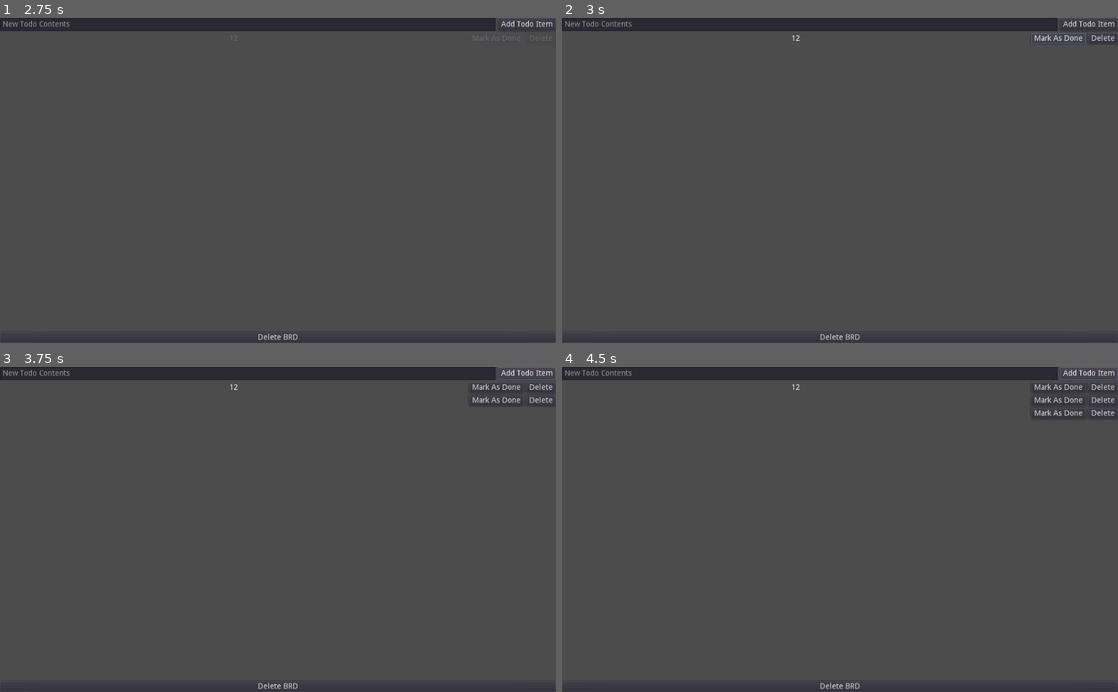
Above: before the commit, frames 1-4 (two rows, left to right).
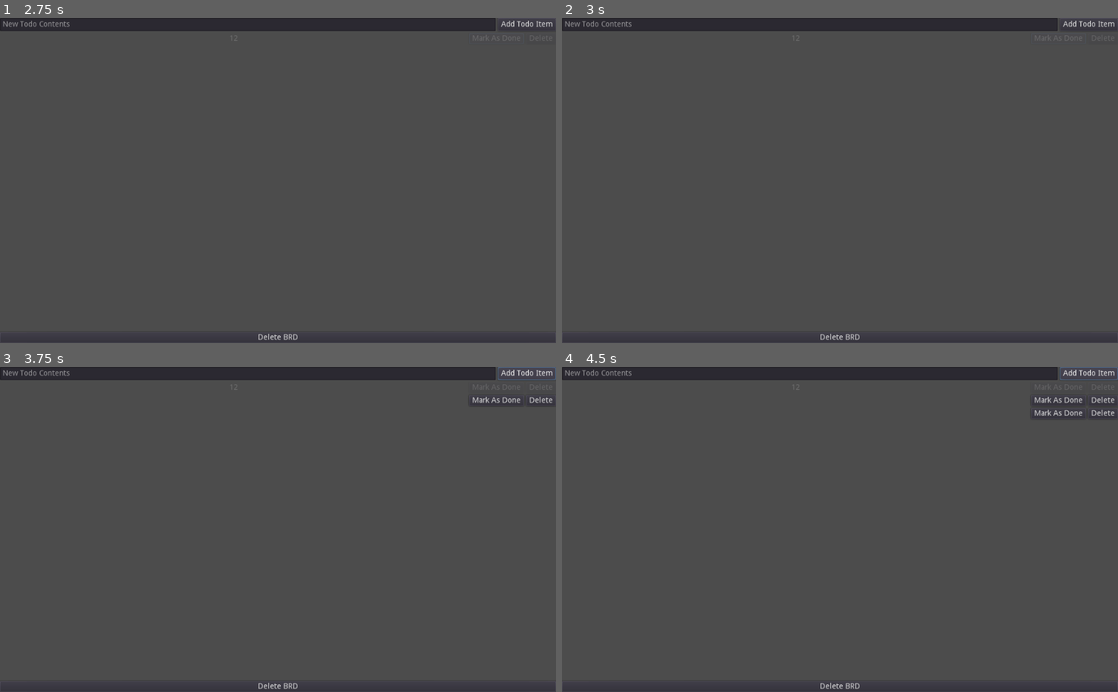
Above: after the commit, the same moments.

Repository: FunNoober/BRD-Sharp
Game: Godot game, scene res://assets/todo boards/NewTodoBoard.tscn
The game is run twice, just before and just after one commit, with the same random seed, the same clock (stepped at 60 frames per second) and the same inputs. This scene is started directly instead of the project's main scene.
Inputs (mouse positions are in pixels of both pictures, inside the frame that each line leads up to):
- Up to frame 1 (2.75 s): click (250, 24) at 0.52 s; type "12" at 0.6 s; click "Add Todo Item" at 1.25 s; click "Mark As Done" at 2 s
- Up to frame 2 (3 s): click "Mark As Done" at 2.75 s
- Up to frame 3 (3.75 s): click "Add Todo Item" at 3.5 s
- Up to frame 4 (4.5 s): click "Add Todo Item" at 4.25 s

Frame 1 is identical in both runs. In frame 2, 0.1% of the frame differs, in the area x 41-100%, y 4-8%; in frame 3, 0.1%; in frame 4, 0.1%.

Commit message:
Kanban Boards A Fully Functional With Networking
You can now fully use kanban boards on your local machine and across multiple devices! Card deletion now works for kanban board items.

Discovered bug where you can mark a todo item as finished but can not unmark it. The bool does not seem to be flipping.

Diff:
--- a/program_files/assets/kanban boards/NewKanbanItem.tscn
+++ b/program_files/assets/kanban boards/NewKanbanItem.tscn
@@ -27,3 +27,4 @@
 text = "Delete"
 
 [connection signal="pressed" from="MoveItemButton" to="." method="_on_MoveItemButton_pressed"]
+[connection signal="pressed" from="DeleteItemButton" to="." method="_on_DeleteItemButton_pressed"]
--- a/program_files/scripts/NewKanbanBoard.gd
+++ b/program_files/scripts/NewKanbanBoard.gd
@@ -23,7 +23,10 @@
 	nki.name = item_name
 	nki.get_node("ItemContentsButton").text = item_name
 	nki.data.contents = item_name
+
 	nki.connect("move_request", self, "move_item")
+	nki.connect("delete_request", self, "delete_item")
+
 	if done_by_default == false: todo_column.add_child(nki);
 	else: done_column.add_child(nki);
 
@@ -36,6 +39,10 @@
 func move_item(done_state, object_name, index):
 	receive_item_move_request(done_state, object_name, index)
 	rpc("receive_item_move_request", done_state, object_name, index)
+
+func delete_item(data, done_state, object_name):
+	handle_delete_request(data, done_state, object_name)
+	rpc("handle_delete_request", data, done_state, object_name)
 
 remote func receive_item_move_request(done_state, object_name, index):
 	var todo_container = $Contents/Items/HSplitContainer/TodoScroll/VBoxContainer
@@ -51,6 +58,13 @@
 	items[index-1].done_state = done_state
 	save()
 
+remote func handle_delete_request(data, done_state, object_name):
+	items.erase(data)
+	if done_state == true:
+		get_node("Contents/Items/HSplitContainer/DoneScroll/VBoxContainer" + "/" + object_name).queue_free()
+	if done_state == false:
+		get_node("Contents/Items/HSplitContainer/TodoScroll/VBoxContainer" + "/" + object_name).queue_free()
+	save()
 
 func call_create_new_item():
 	create_new_item($Contents/Toolbar/NewKanbanItemNameEdit.text, true, false)
--- a/program_files/scripts/NewKanbanItem.gd
+++ b/program_files/scripts/NewKanbanItem.gd
@@ -7,6 +7,7 @@
 }
 
 signal move_request(done_state, object_name, index)
+signal delete_request(data, done_state, object_name)
 
 func _on_MoveItemButton_pressed() -> void:
 	if data.done_state == false:
@@ -15,3 +16,6 @@
 	else:
 		data.done_state = false
 		emit_signal("move_request", data.done_state, name, data.index)
+
+func _on_DeleteItemButton_pressed() -> void:
+	emit_signal("delete_request", data, data.done_state, name)
--- a/program_files/scripts/NewTodoBoard.gd
+++ b/program_files/scripts/NewTodoBoard.gd
@@ -4,18 +4,31 @@
 
 var items = []
 
-remote func create_new_item(item_contents = ""):
+func _ready() -> void:
+	var f = File.new()
+	if f.file_exists("user://" + name + ".brdtodo"):
+		f.open("user://" + name + ".brdtodo", f.READ)
+		items = parse_json(f.get_as_text()).items
+		for item in items:
+			var nti = create_new_item(item.contents, false)
+			if item.done_status == true:
+				nti.modulate = Color(1,1,1,0.2)
+			else:
+				nti.modulate = Color(1,1,1,1)
+
+remote func create_new_item(item_contents = "", should_append = true):
 	var nti = new_todo_item.instance()
 	nti.get_node("Label").text = item_contents
 	nti.name = item_contents
-	items.append(nti.data)
+	if should_append: items.append(nti.data)
 
 	nti.connect("done_status_changed", self, "done_status_changed")
 	nti.connect("delete_request", self, "delete_request_received")
 
 	$Contents/TodoItems/VBoxContainer.add_child(nti)
-	$Contents/Toolbar/NewTodoContentsEdit.text = ""
+
 	save()
+	return nti
 
 func done_status_changed(data):
 	update_done_status(data)
@@ -27,7 +40,7 @@
 
 remote func update_done_status(data):
 	var index = items.find(data)
-	items[index].done_status = data.done_status
+	items[index].done_status = !data.done_status
 	save()
 
 remote func delete_item(data, i_name):
@@ -38,10 +51,12 @@
 func _on_NewTodoContentsEdit_text_entered(new_text: String) -> void:
 	create_new_item($Contents/Toolbar/NewTodoContentsEdit.text)
 	rpc("create_new_item", $Contents/Toolbar/NewTodoContentsEdit.text)
+	$Contents/Toolbar/NewTodoContentsEdit.text = ""
 
 func _on_AddNewTodoItem_pressed() -> void:
 	create_new_item($Contents/Toolbar/NewTodoContentsEdit.text)
 	rpc("create_new_item", $Contents/Toolbar/NewTodoContentsEdit.text)
+	$Contents/Toolbar/NewTodoContentsEdit.text = ""
 
 func save():
 	var data = {
--- a/program_files/scripts/NewTodoItem.gd
+++ b/program_files/scripts/NewTodoItem.gd
@@ -12,15 +12,14 @@
 	data.contents = $Label.text
 
 func _on_MarkAsDoneButton_pressed() -> void:
+	data.done_status = !data.done_status
+	emit_signal("done_status_changed", data)
 	if data.done_status == false:
-		data.done_status = true
 		modulate = Color(1,1,1,0.2)
-		emit_signal("done_status_changed", data)
-	else:
-		data.done_status = false
+		return
+	if data.done_status == true:
 		modulate = Color(1,1,1,1)
-		emit_signal("done_status_changed", data)
-
+		return
 
 func _on_DeleteButton_pressed() -> void:
 	emit_signal("delete_request", data, name)
